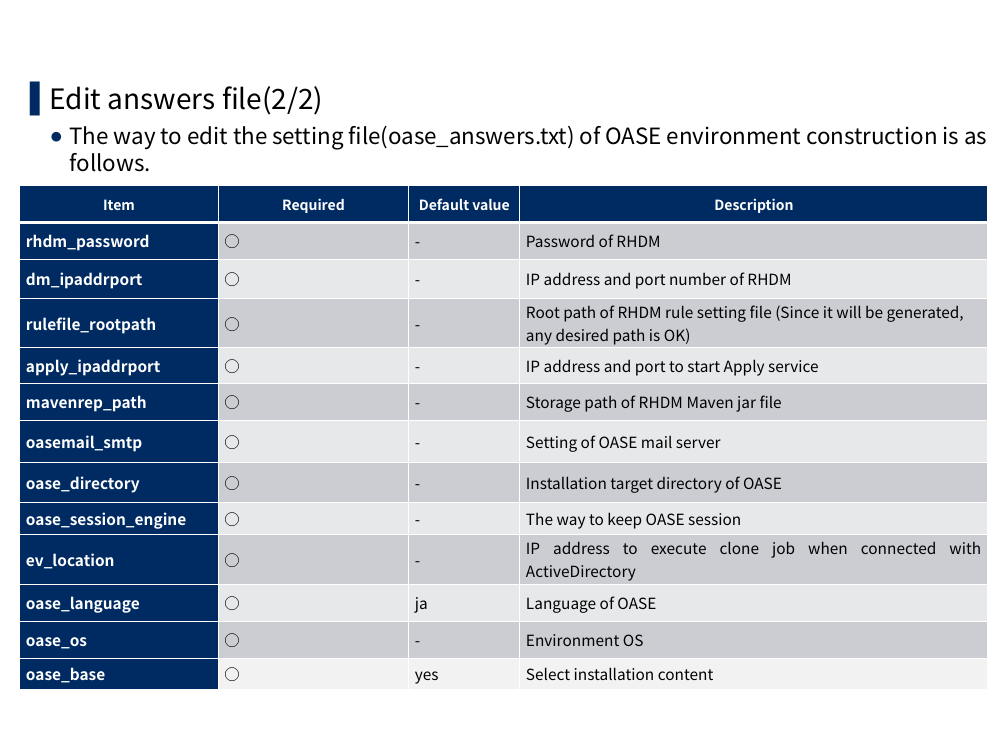
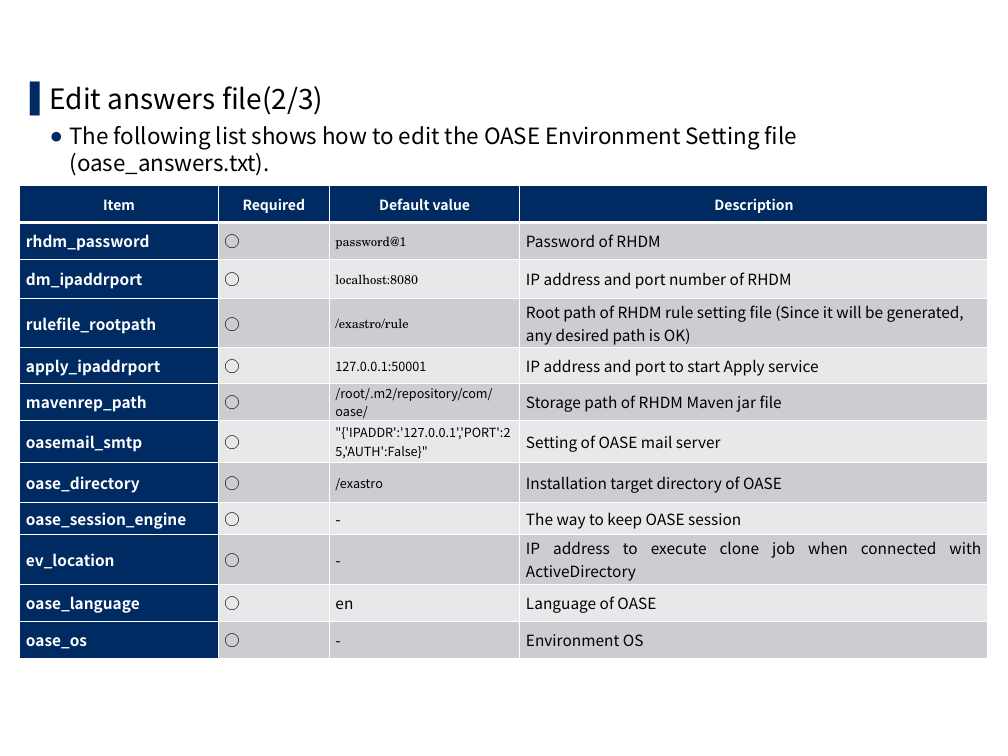
Before and after one commit to exastro-suite/oase-docs, a slide deck: slide 13 of asset/Learn/OASE-online-install.pptx (slide 15 before the commit). Drawn at 1008x756 pixels with LibreOffice and Linux fonts; fonts in the diff are those of the drawing; background and template pictures are left out. Boxes give left, top, right and bottom in pixels: in the first picture for what was removed or moved away, otherwise in the second. Text is boxed around its words. In the diff, an @@ line names an element or a change of style, - is before the commit and + after.

```diff
--- a/asset/Learn/OASE-online-install.pptx
+++ b/asset/Learn/OASE-online-install.pptx
@@ text at <box>50,86,797,176</box>: text changed @@
-▌ Edit answers file(2/2)
-  ● The way to edit the setting file(oase_answers.txt) of OASE environment construction is as follows.
+▌ Edit answers file(2/3)
+  ● The following list shows how to edit the OASE Environment Setting file (oase_answers.txt).
@@ table at <box>20,185,989,658</box> @@
-row 2, column 3: -
+row 2, column 3: password@1
-row 3, column 3: -
+row 3, column 3: localhost:8080
-row 4, column 3: -
+row 4, column 3: /exastro/rule
-row 5, column 3: -
+row 5, column 3: 127.0.0.1:50001
-row 6, column 3: -
+row 6, column 3: /root/.m2/repository/com/oase/
@@ row 7, column 3: "-" to ""{'IPADDR':'127.0.0.1','PORT':25,'AUTH':False}"" @@
-row 8, column 3: -
+row 8, column 3: /exastro
-row 11, column 3: ja
+row 11, column 3: en
-row 13: oase_base | ○ | yes | Select installation content
```
Also in this commit, not shown: 9 other slides changed, 8 slides added, 9 slides removed, 5 other files.
